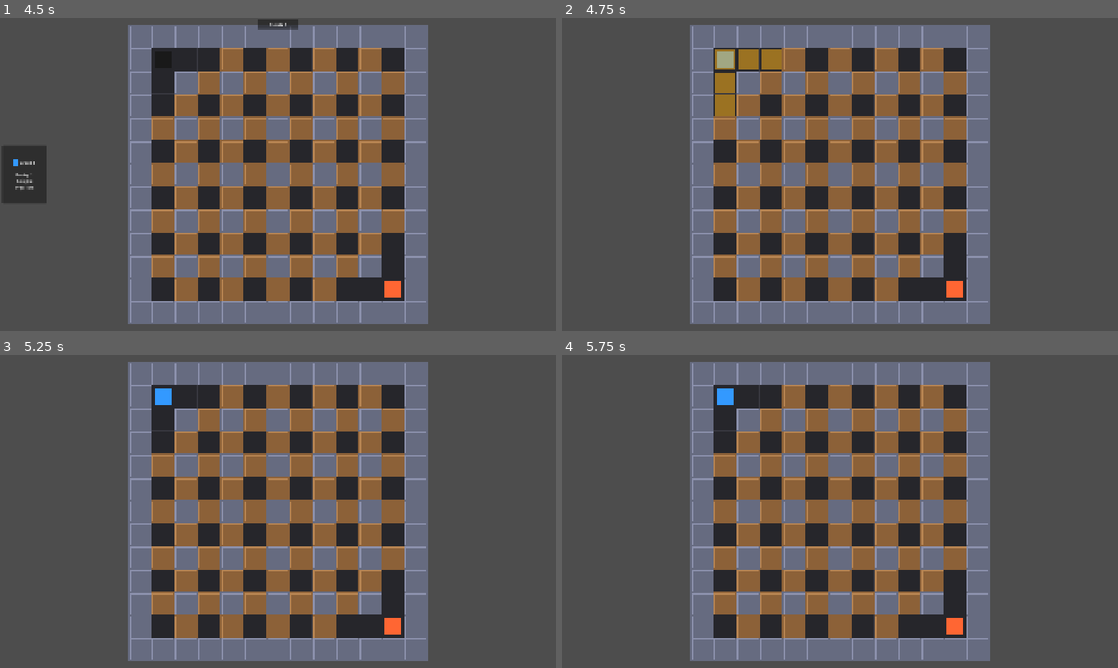
Above: before the commit, frames 1-4 (two rows, left to right).
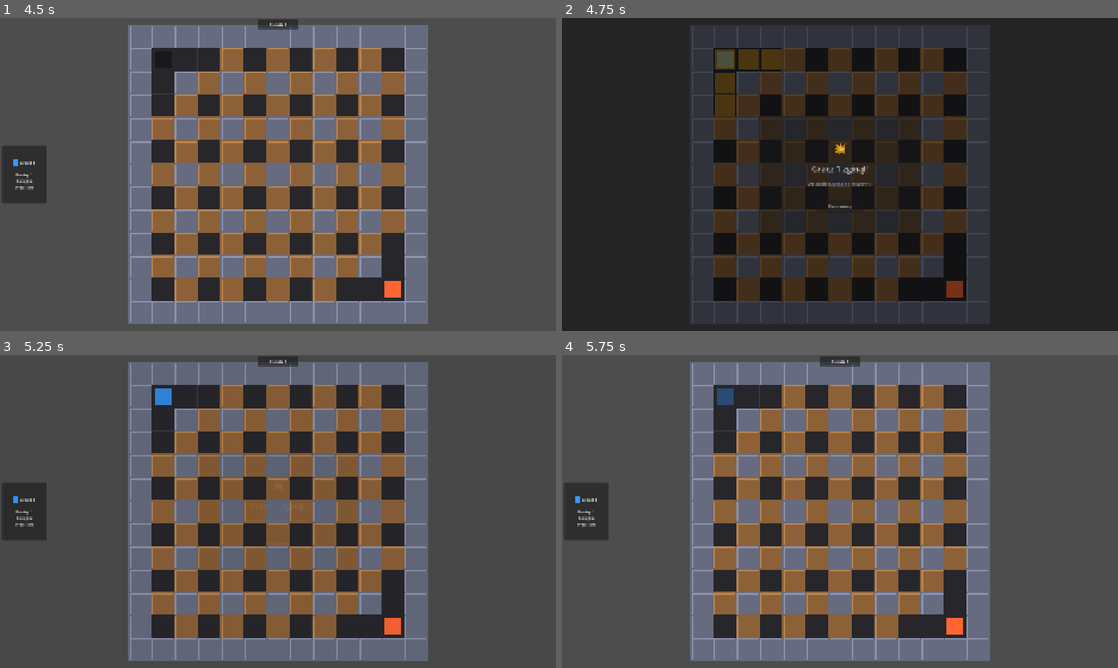
Above: after the commit, the same moments.

Repository: DaVideX12324/BitBomber
Game: Godot game, scene res://scenes/game.tscn
The game is run twice, just before and just after one commit, with the same random seed, the same clock (stepped at 60 frames per second) and the same inputs.
Inputs (mouse positions are in pixels of both pictures, inside the frame that each line leads up to):
- Up to frame 1 (4.5 s): click "▶ Graj (1P + Bot)" at 0.5 s; tap Enter at 1.25, 2.75, 4.25 s; tap Space at 2, 3.5 s
- Up to frame 2 (4.75 s): no input
- Up to frame 3 (5.25 s): click (278, 542) at 5 s, where only the run after the commit has a clickable "Respawnuj"
- Up to frame 4 (5.75 s): no input

Frame 1 is identical in both runs. In frame 2, 90% of the frame differs, in the area x 0-100%, y 0-100%; in frame 3, 1.8%; in frame 4, 1.8%.
Error before the commit: Parse Error: Identifier "modulate" not declared in the current scope. (res://scripts/death_screen.gd:147)

Commit message:
fix: animacja fade przez _panel/_overlay zamiast modulate na CanvasLayer

Diff:
--- a/scripts/death_screen.gd
+++ b/scripts/death_screen.gd
@@ -2,25 +2,25 @@
 
 ## Death / Round-end / Game-over overlay.
 ##
-## Tryby działania (ustawiane przez show_*):
+## Tryby działania:
 ##   LAST_CHANCE  — gracz zginął, może odpowiedzieć na quiz aby respawnować
-##   ROUND_END    — runda skończyła się, można przejść dalej
-##   GAME_OVER    — cała sesja zakończona, wróć do menu
+##   ROUND_END    — runda skończyła się
+##   GAME_OVER    — cała sesja zakończona
 ##
 ## Slot na quiz:
-##   quiz_slot (VBoxContainer) jest domyślnie ukryty.
-##   Aby dodać quiz: wypełnij quiz_slot swoimi węzłami i ustaw quiz_slot.visible = true
-##   przed wywołaniem show_last_chance().
+##   _quiz_slot (VBoxContainer) domyślnie ukryty.
+##   Wypełnij go i ustaw visible=true przed wywołaniem show_*.
 
 enum Mode { LAST_CHANCE, ROUND_END, GAME_OVER }
 
-@onready var _overlay    : ColorRect      = $Overlay
-@onready var _icon       : Label          = $Panel/VBox/Icon
-@onready var _title      : Label          = $Panel/VBox/Title
-@onready var _subtitle   : Label          = $Panel/VBox/Subtitle
-@onready var _quiz_slot  : VBoxContainer  = $Panel/VBox/QuizSlot
-@onready var _btn_cont   : Button         = $Panel/VBox/Buttons/BtnContinue
-@onready var _btn_menu   : Button         = $Panel/VBox/Buttons/BtnMenu
+@onready var _overlay   : ColorRect     = $Overlay
+@onready var _panel     : PanelContainer = $Panel
+@onready var _icon      : Label          = $Panel/VBox/Icon
+@onready var _title     : Label          = $Panel/VBox/Title
+@onready var _subtitle  : Label          = $Panel/VBox/Subtitle
+@onready var _quiz_slot : VBoxContainer  = $Panel/VBox/QuizSlot
+@onready var _btn_cont  : Button         = $Panel/VBox/Buttons/BtnContinue
+@onready var _btn_menu  : Button         = $Panel/VBox/Buttons/BtnMenu
 
 var _mode: Mode = Mode.ROUND_END
 var _dead_player_id: int = -1
@@ -29,8 +29,6 @@
 func _ready() -> void:
 	_btn_cont.pressed.connect(_on_continue)
 	_btn_menu.pressed.connect(_on_menu)
-
-	# Podłączenie do sygnałów
 	RoundManager.last_chance_triggered.connect(_on_last_chance)
 	RoundManager.round_ended.connect(_on_round_ended)
 	RoundManager.session_ended.connect(_on_session_ended)
@@ -46,7 +44,6 @@
 
 
 func _on_round_ended(winner_id: int) -> void:
-	# session_ended obsługuje game over — tu tylko round end
 	if winner_id >= 1:
 		show_round_end(winner_id)
 	else:
@@ -58,7 +55,7 @@
 
 
 # ---------------------------------------------------------------------------
-# Publiczne show_* — można wywołać ręcznie lub przez quiz system
+# Publiczne show_*
 # ---------------------------------------------------------------------------
 
 func show_last_chance(dead_player_id: int) -> void:
@@ -68,9 +65,10 @@
 	_title.text = "Gracz %d zginął!" % dead_player_id
 	_subtitle.text = "Ostatnia szansa na respawn."
 	_btn_cont.text = "Respawnuj"
+	_btn_cont.visible = true
 	_btn_menu.visible = false
-	## HOOK: tu można wstrzynąć pytanie quizowe
-	## quiz_slot.visible = true  ← odkomentuj gdy będzie quiz
+	## HOOK quizowy — odkomentuj gdy będzie quiz:
+	## _quiz_slot.visible = true
 	_show()
 
 
@@ -80,6 +78,7 @@
 	_title.text = "Gracz %d wygrał rundę!" % winner_id
 	_subtitle.text = _build_score_text()
 	_btn_cont.text = "Następna runda"
+	_btn_cont.visible = true
 	_btn_menu.visible = true
 	_show()
 
@@ -90,6 +89,7 @@
 	_title.text = "Remis!"
 	_subtitle.text = _build_score_text()
 	_btn_cont.text = "Następna runda"
+	_btn_cont.visible = true
 	_btn_menu.visible = true
 	_show()
 
@@ -112,12 +112,10 @@
 func _on_continue() -> void:
 	match _mode:
 		Mode.LAST_CHANCE:
-			# bez quizu — od razu respawn
 			RoundManager.resolve_last_chance(true)
 			_hide()
 		Mode.ROUND_END:
 			_hide()
-			# Przeładuj arenę na nową rundę
 			if GameManager.game_node:
 				GameManager.game_node.load_arena()
 			GameManager.change_state(GameManager.GameState.PLAYING)
@@ -136,24 +134,30 @@
 
 func _build_score_text() -> String:
 	var lines: PackedStringArray = []
-	for pid in [1, 2]:
+	for pid: int in [1, 2]:
 		var w := RoundManager.get_wins(pid)
 		lines.append("Gracz %d: %d rund" % [pid, w])
 	return "\n".join(lines)
 
 
+## CanvasLayer nie ma modulate — animujemy dzieci bezpośrednio
 func _show() -> void:
 	visible = true
-	modulate.a = 0.0
+	_overlay.modulate.a = 0.0
+	_panel.modulate.a   = 0.0
 	var tw := create_tween()
-	tw.tween_property(self, "modulate:a", 1.0, 0.25)
+	tw.set_parallel(true)
+	tw.tween_property(_overlay, "modulate:a", 1.0, 0.25)
+	tw.tween_property(_panel,   "modulate:a", 1.0, 0.25)
 
 
 func _hide() -> void:
 	var tw := create_tween()
-	tw.tween_property(self, "modulate:a", 0.0, 0.2)
+	tw.set_parallel(true)
+	tw.tween_property(_overlay, "modulate:a", 0.0, 0.2)
+	tw.tween_property(_panel,   "modulate:a", 0.0, 0.2)
 	await tw.finished
 	visible = false
 	_quiz_slot.visible = false
-	_btn_cont.visible = true
-	_btn_menu.visible = true
+	_btn_cont.visible  = true
+	_btn_menu.visible  = true
